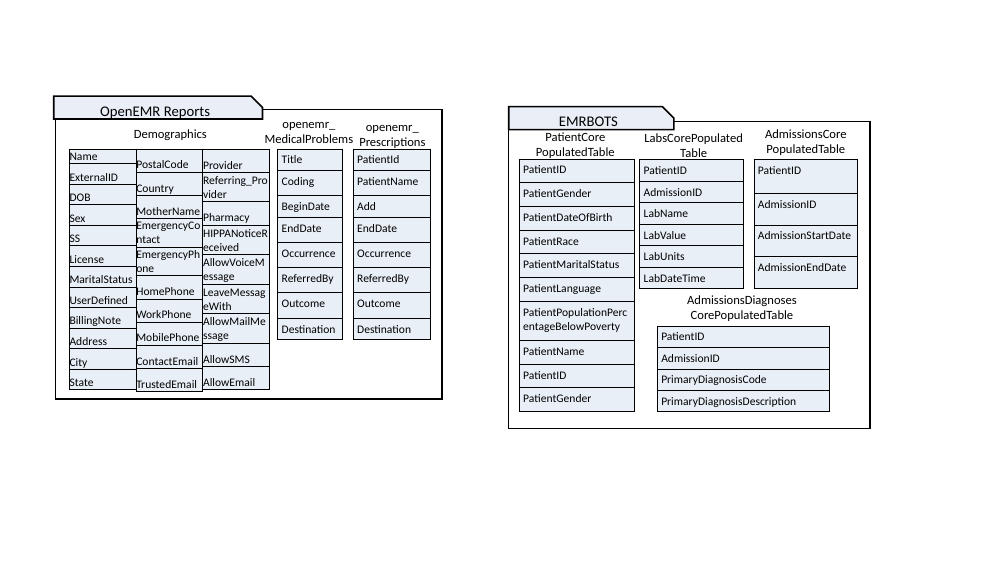
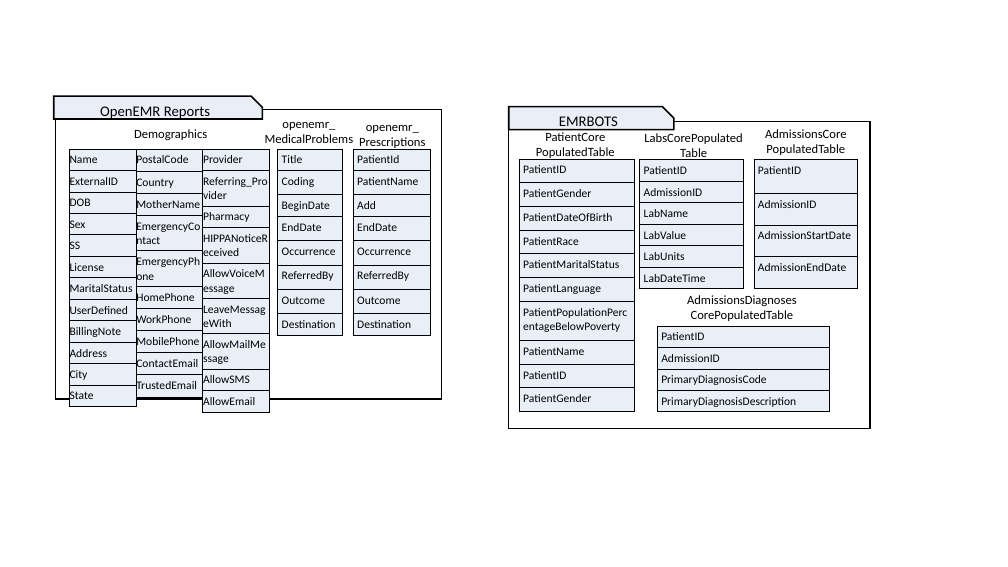
Before and after one commit to desertzebra/EMR-Interoperability, a slide deck: slide 5 of Presentations/EMR Interroperability V0.1.pptx. Drawn at 1008x567 pixels with LibreOffice and Linux fonts; fonts in the diff are those of the drawing. Boxes give left, top, right and bottom in pixels: in the first picture for what was removed or moved away, otherwise in the second. Text is boxed around its words. In the diff, an @@ line names an element or a change of style, - is before the commit and + after.

```diff
--- a/Presentations/EMR Interroperability V0.1.pptx
+++ b/Presentations/EMR Interroperability V0.1.pptx
@@ table at (x1=70, y1=149, x2=136, y2=403) @@
@@ fill #EAEFF7 to #E9EFF7 in 12 cells @@
@@ borders changed @@
@@ table at (x1=136, y1=149, x2=203, y2=397) @@
@@ fill #EAEFF7 to #E9EFF7 in 10 cells @@
@@ borders changed @@
@@ table at (x1=203, y1=149, x2=269, y2=409) @@
@@ fill #EAEFF7 to #E9EFF7 in 9 cells @@
@@ borders changed @@
@@ table at (x1=278, y1=149, x2=343, y2=335) @@
@@ fill #EAEFF7 to #E9EFF7 in 8 cells @@
@@ borders changed @@
@@ table at (x1=354, y1=149, x2=432, y2=335) @@
@@ fill #EAEFF7 to #E9EFF7 in 8 cells @@
@@ borders changed @@
```
Also in this commit, not shown: 10 other slides changed, 1 slide added.
